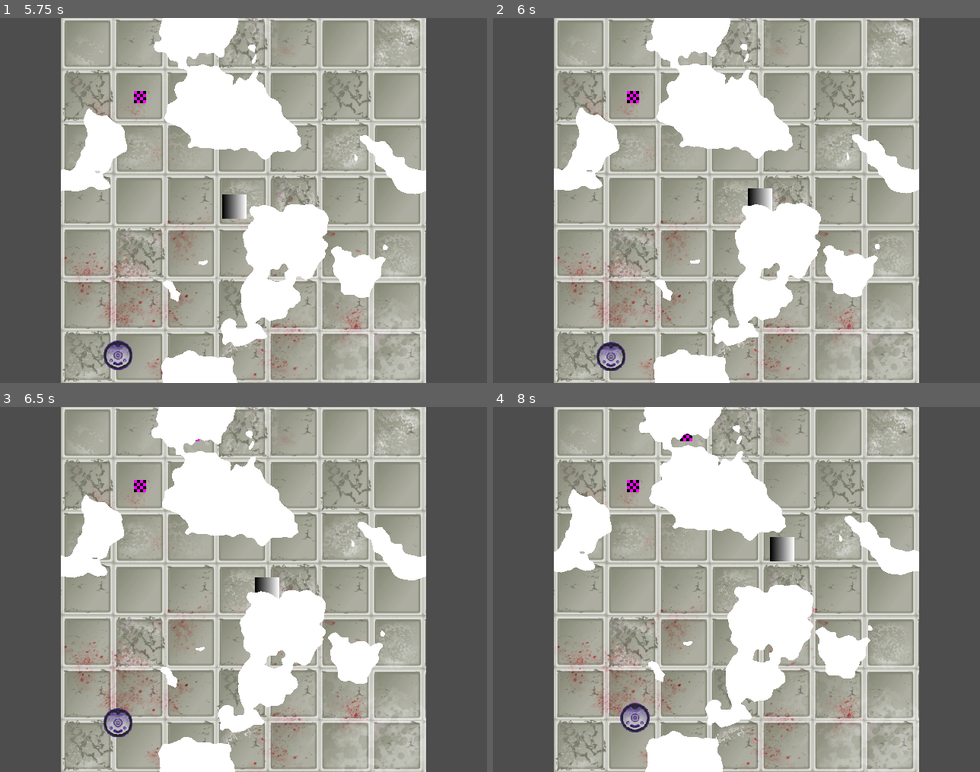
Above: before the commit, frames 1-4 (two rows, left to right).
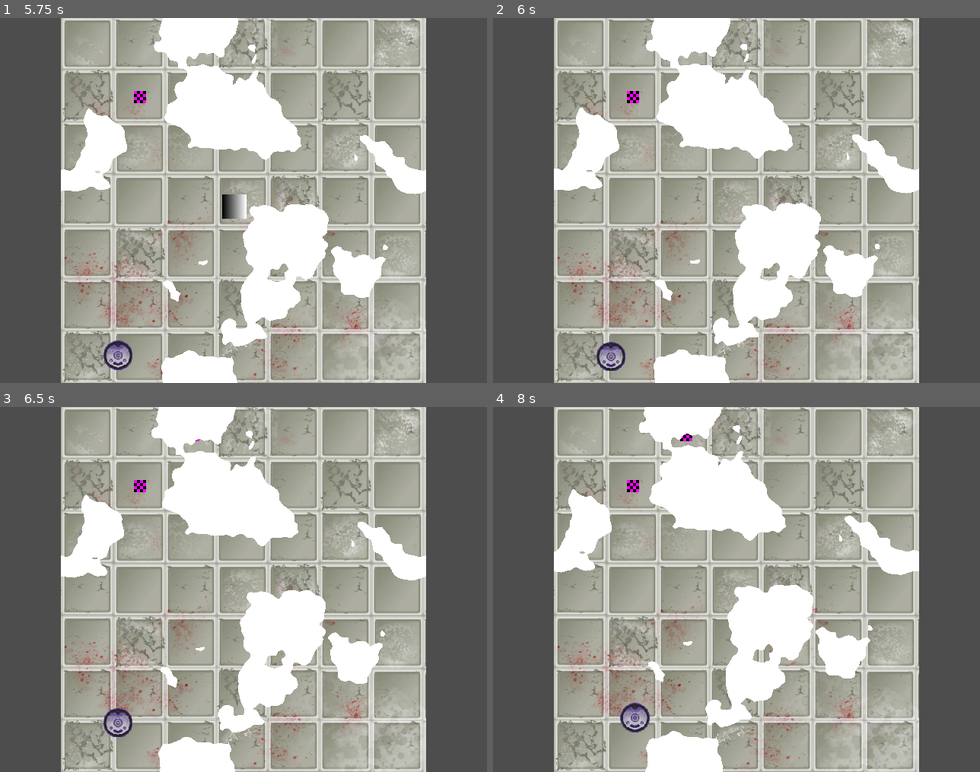
Above: after the commit, the same moments.

Repository: Cyberiada2025-2026/Lem-Jam
Game: Godot game, scene res://ui/main_menu/main_menu.tscn
Same seed, same stepped clock (60 frames per second), same inputs: the game is played once before the commit and once after it.
Inputs (mouse positions are in pixels of both pictures, inside the frame that each line leads up to):
- Up to frame 1 (5.75 s): click "Play" at 0.5 s; move the mouse to (87, 43) at 1.27 s; press the mouse at (87, 43) at 1.28 s; move the mouse to (146, 218) at 2.02 s; release the mouse at (146, 218) at 2.03 s; click (146, 218) at 2.1 s; move the mouse to (292, 120) at 2.77 s; press the mouse at (292, 120) at 2.78 s; move the mouse to (219, 273) at 3.52 s; release the mouse at (219, 273) at 3.53 s; click (219, 273) at 3.6 s; move the mouse to (389, 255) at 4.27 s; press the mouse at (389, 255) at 4.28 s; move the mouse to (97, 145) at 5.02 s; release the mouse at (97, 145) at 5.03 s; click (97, 145) at 5.1 s
- Up to frame 2 (6 s): move the mouse to (760, 200) at 5.77 s; press the mouse at (760, 200) at 5.78 s
- Up to frame 3 (6.5 s): no input
- Up to frame 4 (8 s): move the mouse to (663, 498) at 6.52 s; release the mouse at (663, 498) at 6.53 s; click (663, 498) at 6.6 s; move the mouse to (843, 571) at 7.27 s; press the mouse at (843, 571) at 7.28 s

Frame 1 is identical in both runs. In frame 2, 0.2% of the frame differs, in the area x 52-58%, y 46-53%; in frame 3, 0.2%; in frame 4, 0.3%, in the area x 56-62%, y 35-43%.
Error before the commit: Cannot call method 'get_rect' on a null value. (res://shared/pixel_collision/pixel_collision.gd:8)

Commit message:
Connect noise to health component

Diff:
--- a/shared/pixel_collision/pixel_collision.gd
+++ b/shared/pixel_collision/pixel_collision.gd
@@ -1,23 +1,29 @@
 class_name PixelCollision
 extends Node
 
-@export var noise: Sprite2D
-@export var character: Sprite2D
+@export var damage_per_second: float = 50.0
+
+@onready var noise: Sprite2D = $%Noise
+@onready var character: Sprite2D = $%Player/Sprite2D
+@onready var rect: Rect2 = character.get_rect()
 
 func check_overlap() -> bool:
-	var size = character.get_rect().size
+	var size = rect.size
 	var img = noise.texture.get_image()
+
+	var center = rect.size / 2
 
 	for y in size.y:
 		for x in size.x:
-			var pixel = img.get_pixelv(character.position + character.get_rect().position + Vector2(x, y))
-			if pixel == Color.WHITE && character.is_pixel_opaque(character.get_rect().position + Vector2(x, y)):
+			var pixel = img.get_pixelv($%Player.position - center + Vector2(x, y))
+			if pixel == Color.WHITE && character.is_pixel_opaque(rect.position + Vector2(x, y)):
 				return true
 
 	return false
 
-func _physics_process(_delta: float) -> void:
-	if check_overlap():
-		print("Damage!")
-	else:
-		print("Safe!")
+func _physics_process(delta: float) -> void:
+	if character == null:
+		queue_free()
+	elif check_overlap():
+		$%Player/HealthComponent.takeDamage(delta * damage_per_second)
+		print($%Player/HealthComponent.health)
--- a/shared/player/health_component.gd
+++ b/shared/player/health_component.gd
@@ -2,7 +2,7 @@
 class_name HealthComponent
 @export var max_health: int = 200
 @export var regeneration_speed: float = 0.5
-@export var health = 100
+@export var health: float = 100.0
 var time = 0
 
 # Called when the node enters the scene tree for the first time.
@@ -10,13 +10,15 @@
 	pass # Replace with function body.
 
 
-func takeDamage(damage: int) -> void:
+func takeDamage(damage: float) -> void:
 	health -= damage
-	if health <= 0:
+	if health <= 0.0:
 		get_parent().queue_free()
 
-func heal(amount: int) -> void:
+
+func heal(amount: float) -> void:
 	health = max(health, health+amount)
+
 
 func _process(delta: float) -> void:
 	time += delta
